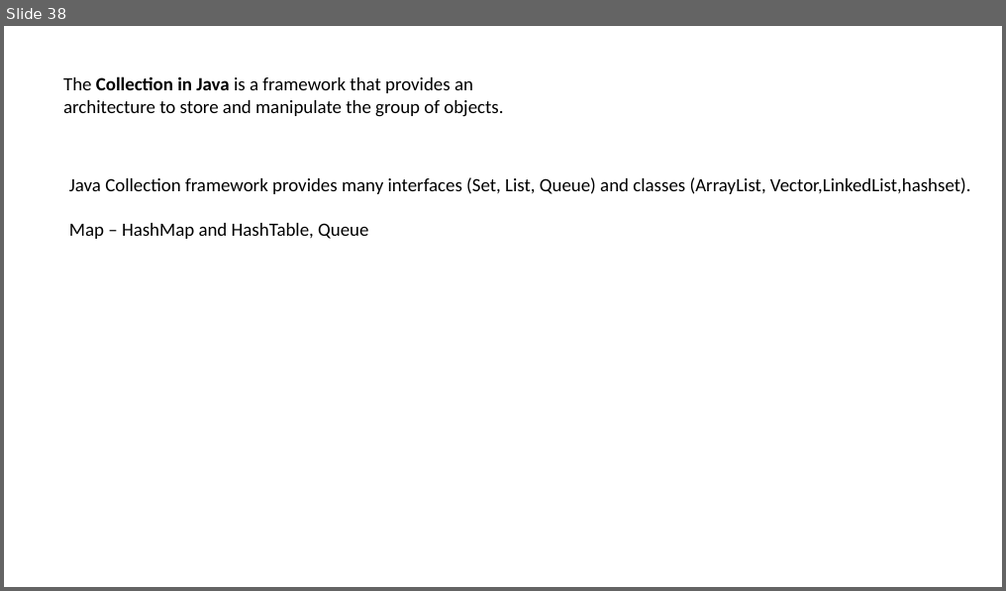
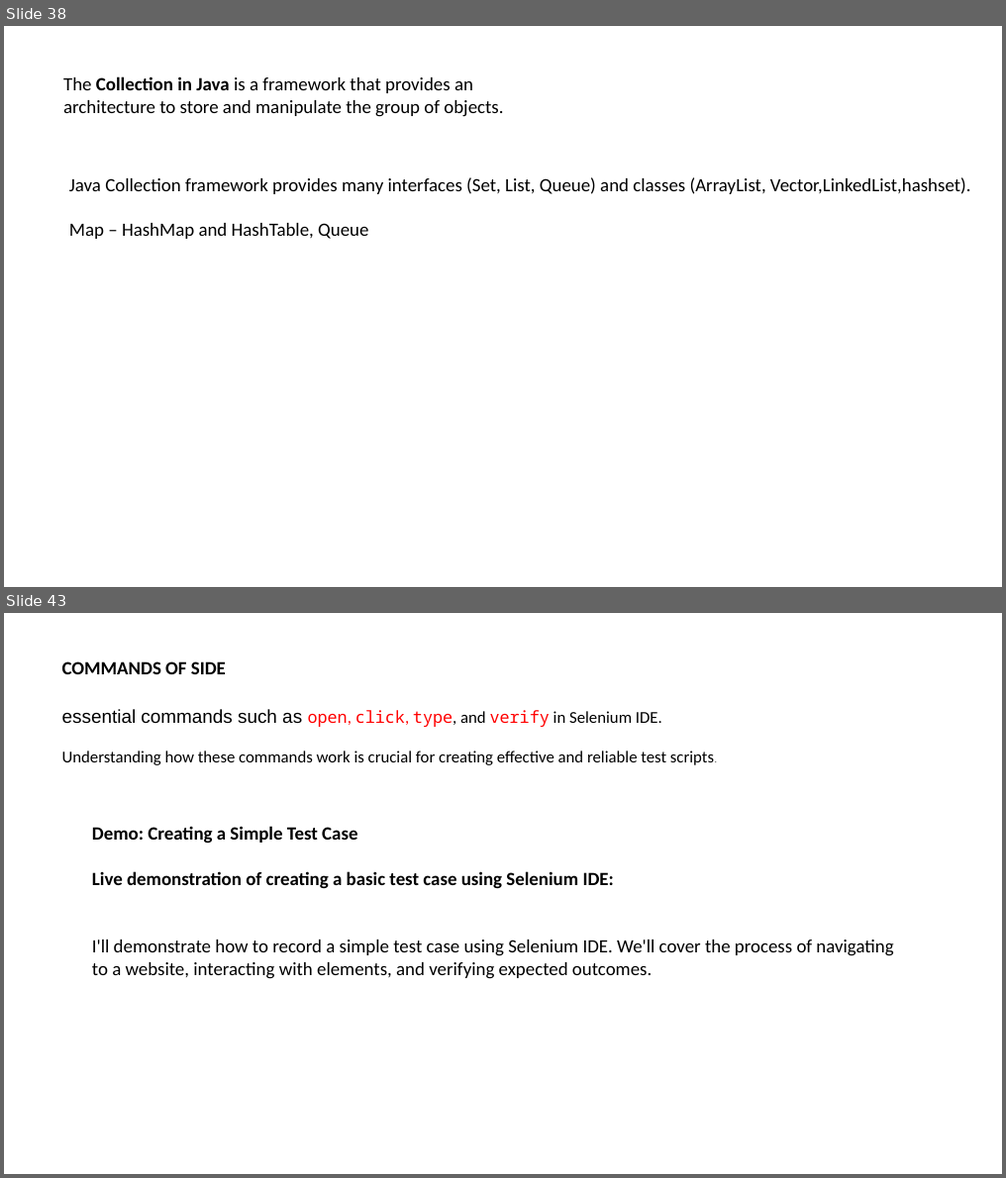
Before and after one commit to SoorajSundar1505/seleniumTraining, a slide deck: Selenium.pptx. Shown one above the other, each under a label of ours: slide 38 before the commit, slides 38 and 43 after it; the slides between them are not shown. The pictures are 1006x591 and 1006x1178 pixels, drawn with LibreOffice and Linux fonts; fonts in the diff are those of the drawing. Boxes give left, top, right and bottom in pixels: in the first picture for what was removed or moved away, otherwise in the second. Text is boxed around its words. In the diff, an @@ line names an element or a change of style, - is before the commit and + after.

```diff
--- a/Selenium.pptx
+++ b/Selenium.pptx
@@ slide 43 added at (4,613,1002,1174), background #FFFFFF @@
@@ text added at (62,662,226,674), 18 pt, text #000000, bold @@
+COMMANDS OF SIDE
@@ text added at (62,709,714,765), 16 pt, text #000000 @@
+essential commands such as open, click, type, and verify in Selenium IDE.
+Understanding how these commands work is crucial for creating effective and reliable test scripts.
@@ text added at (92,826,893,979), 18 pt, text #000000 @@
+Demo: Creating a Simple Test Case
+Live demonstration of creating a basic test case using Selenium IDE:
+I'll demonstrate how to record a simple test case using Selenium IDE. We'll cover the process of navigating to a website, interacting with elements, and verifying expected outcomes.
```
Also in this commit, not shown: 1 slide changed, 15 other slides added.
